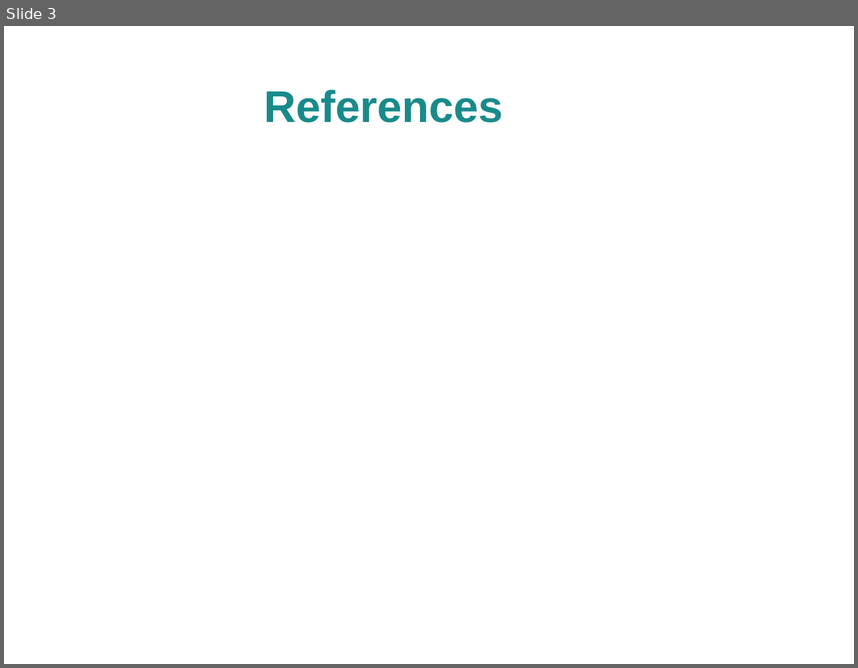
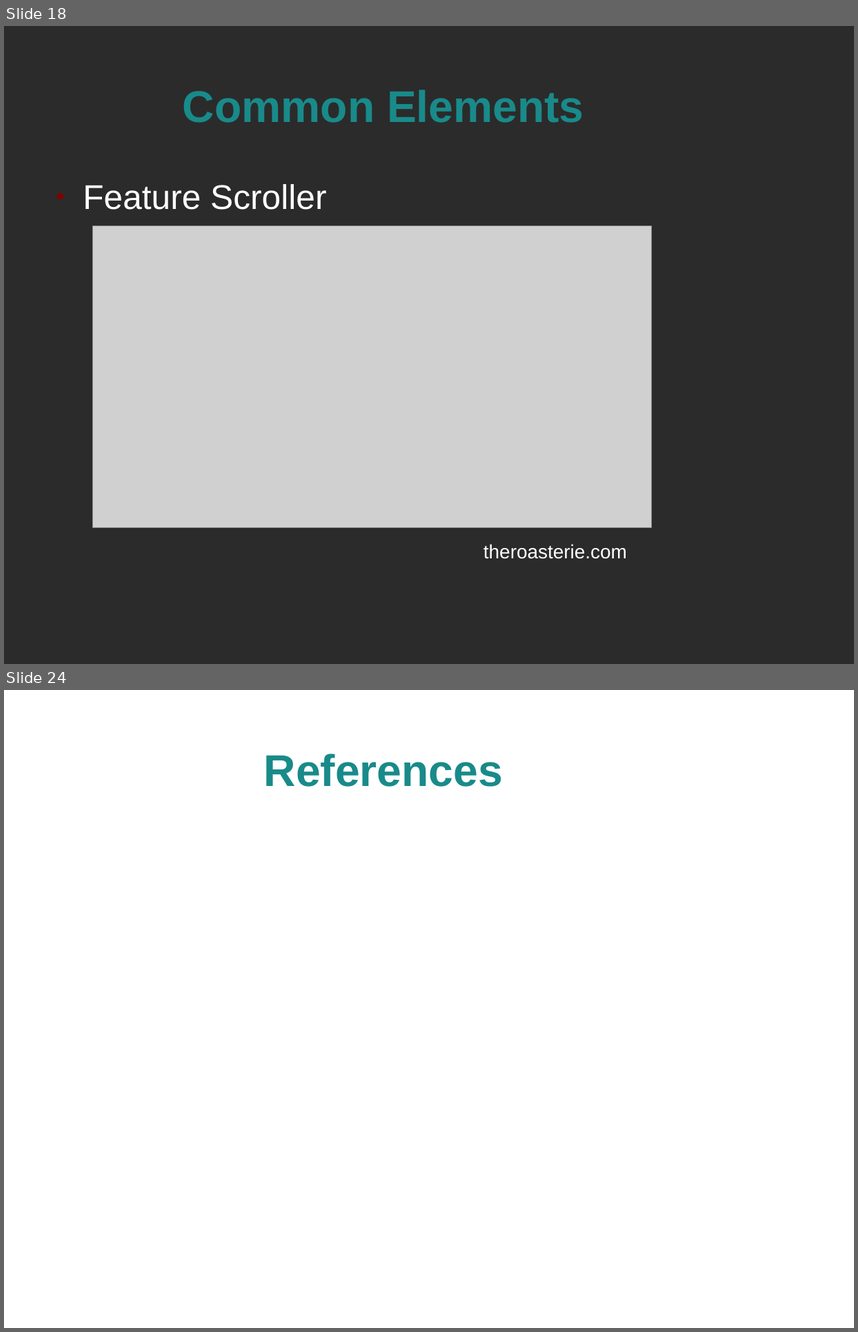
Before and after one commit to spellbindguy/Web-Development, a slide deck: Lectures/04 CSS/Styling Webpages.odp. Shown one above the other, each under a label of ours: slide 3 before the commit, slides 18 and 24 after it; the slides between them are not shown. The pictures are 858x668 and 858x1332 pixels, drawn with LibreOffice and Linux fonts; fonts in the diff are those of the drawing; grey boxes stand for pictures; background and template pictures are left out; a plain dark background stands for a picture behind light text. Boxes give left, top, right and bottom in pixels: in the first picture for what was removed or moved away, otherwise in the second. Text is boxed around its words. In the diff, an @@ line names an element or a change of style, - is before the commit and + after.

```diff
--- a/Lectures/04 CSS/Styling Webpages.odp
+++ b/Lectures/04 CSS/Styling Webpages.odp
@@ slide 18 added at [4,26,854,664], background picture (left out) @@
@@ title added at [183,89,584,123], 41.4 pt, text #198A8A, bold @@
+Common Elements
@@ text added at [83,184,326,210], 32 pt, text #FFFFFF @@
+● Feature Scroller
@@ picture added at [93,226,652,528] @@
@@ text added at [484,544,627,559], 18 pt, text #FFFFFF @@
+theroasterie.com
@@ what was slide 3 is now slide 24 @@
```
Also in this commit, not shown: 1 slide changed, 21 other slides added, 1 slide removed, 1 other file.
